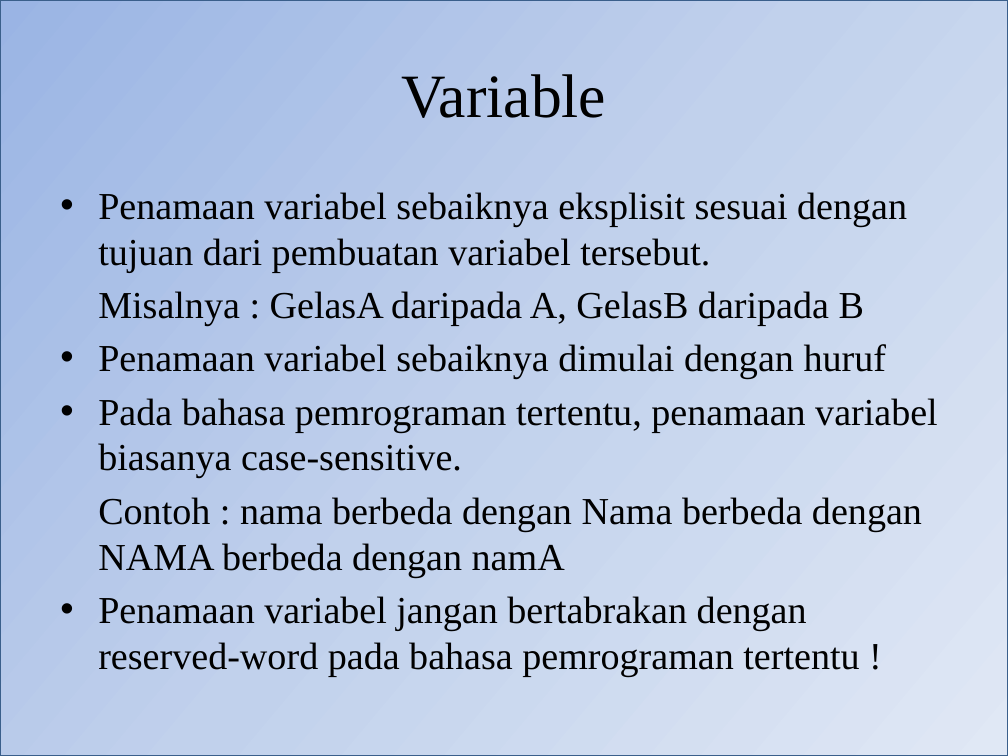
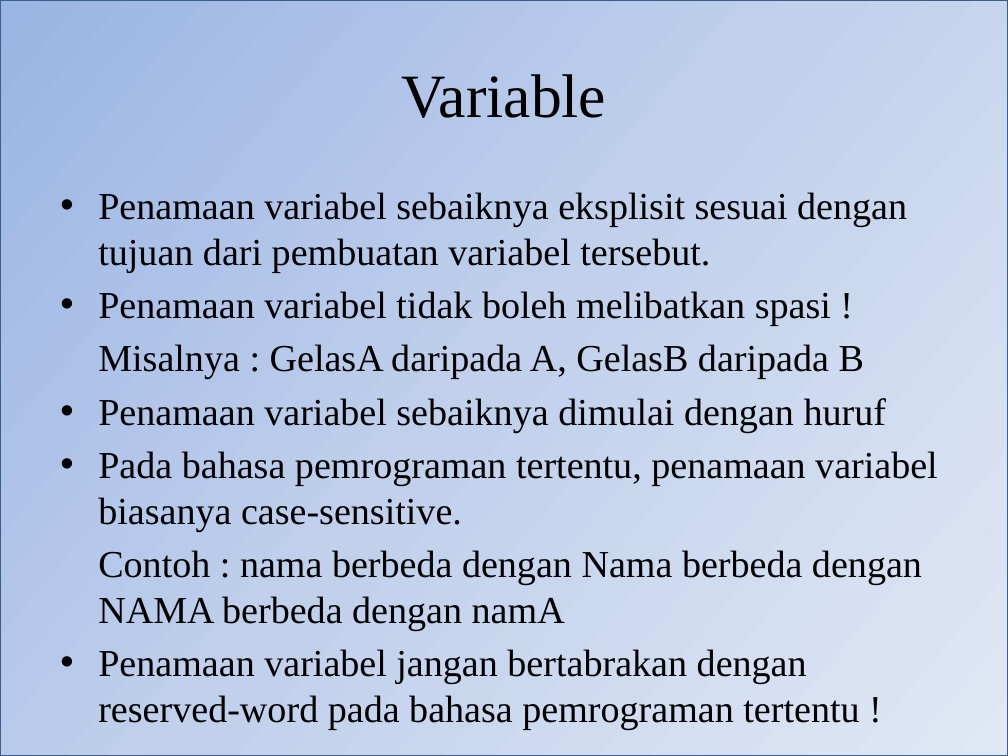
Before and after one commit to blodstone/Pengantar-Algoritma, a slide deck: slide 14 of Presentasi/Pertemuan 2 Pengenalan Algoritma.pptx. Drawn at 1008x756 pixels with LibreOffice and Linux fonts; fonts in the diff are those of the drawing. Boxes give left, top, right and bottom in pixels: in the first picture for what was removed or moved away, otherwise in the second. Text is boxed around its words. In the diff, an @@ line names an element or a change of style, - is before the commit and + after.

```diff
--- a/Presentasi/Pertemuan 2 Pengenalan Algoritma.pptx
+++ b/Presentasi/Pertemuan 2 Pengenalan Algoritma.pptx
@@ text at (x1=98, y1=291, x2=831, y2=326): paragraph added @@
+• Penamaan variabel tidak boleh melibatkan spasi !
```
Also in this commit, not shown: 4 other slides changed, 3 slides added, 1 other file.
